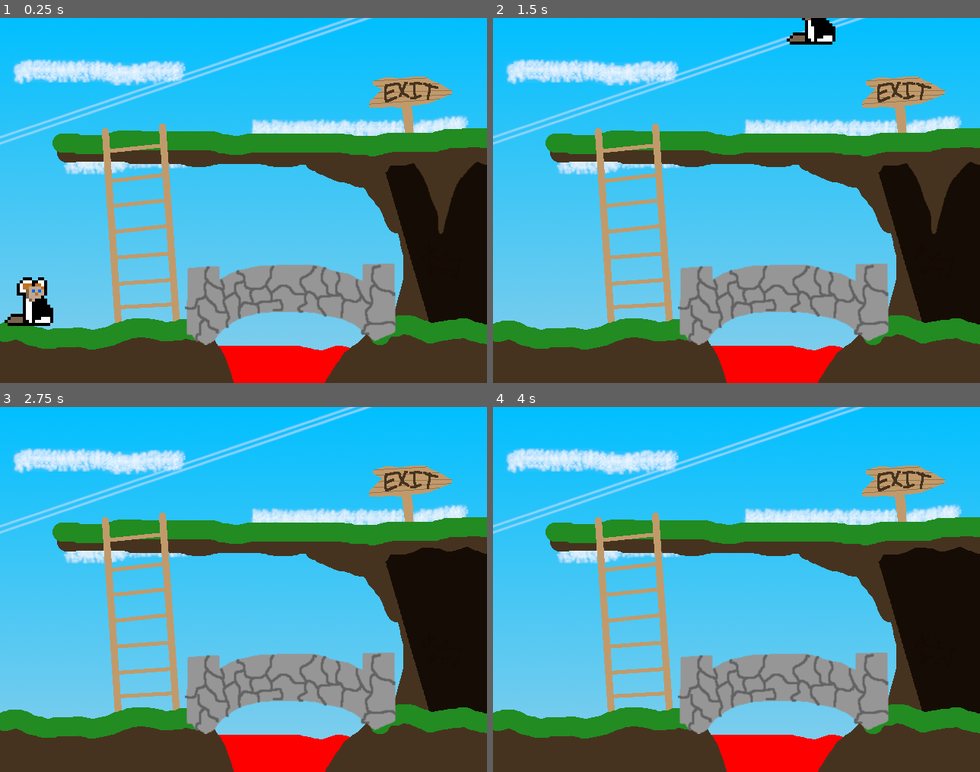
Above: before the commit, frames 1-4 (two rows, left to right).
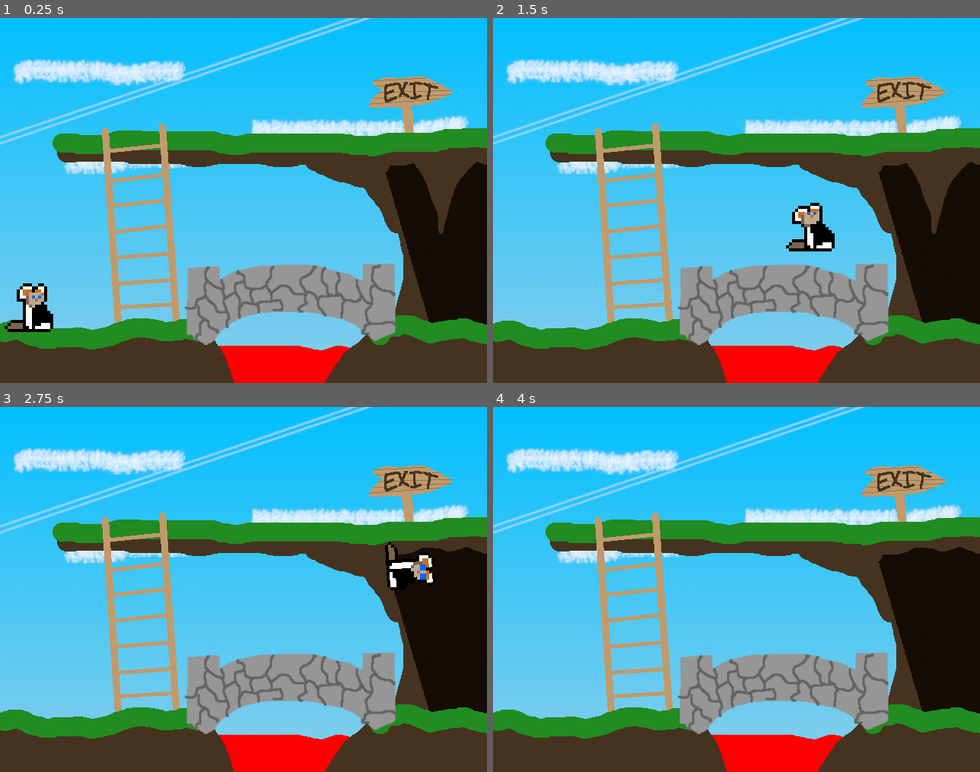
Above: after the commit, the same moments.

Repository: swashdev/minigame-madness
Game: Godot game, scene res://mini/lose/scenes/lose_minigame.tscn
Two runs of this game, one before a commit and one after it. Both use one fixed random seed, a clock stepped at 60 frames per second and the inputs below. This scene is started directly instead of the project's main scene.
Inputs:
- Up to frame 1 (0.25 s): no input
- Up to frame 2 (1.5 s): tap Enter at 0.5 s; hold Space (ui_select) 0.53-1.28 s; hold Right (ui_right) from 0.53 s (still down); tap Space (ui_select) at 1.35 s
- Up to frame 3 (2.75 s): tap Space (ui_select) at 1.52, 1.82 s; release Right (ui_right) at 2.03 s; hold Left (ui_left) from 2.03 s (still down); hold Space (ui_select) from 2.03 s (still down)
- Up to frame 4 (4 s): release Left (ui_left) at 2.78 s; release Space (ui_select) at 2.78 s; hold Right (ui_right) from 2.78 s (still down); tap Space (ui_select) at 2.85, 3.02, 3.32 s; hold Space (ui_select) from 3.53 s (still down)

The runs differ from the first frame. In frame 1, 0.7% of the frame differs, in the area x 0-11%, y 71-87%; in frame 2, 1.4%, in the area x 60-71%, y 0-64%; in frame 3, 0.5%; in frame 4, nothing differs.

Commit message:
[LOSE] add code for the exit sign.
If Fluffy touches the exit sign in the Lose minigame, he will fall over
and emit the "win" signal, meaning he has won the minigame, meaning he
has lost the minigame.

Diff:
--- a/mini/lose/scenes/lose_minigame.tscn
+++ b/mini/lose/scenes/lose_minigame.tscn
@@ -7,6 +7,7 @@
 [ext_resource path="res://mini/lose/images/platforms/bridge.png" type="Texture" id=5]
 [ext_resource path="res://mini/lose/images/obstacles/spike.png" type="Texture" id=6]
 [ext_resource path="res://mini/lose/scripts/obstacles/spike.gd" type="Script" id=7]
+[ext_resource path="res://mini/lose/scripts/obstacles/evil_exit_sign.gd" type="Script" id=8]
 
 [sub_resource type="RectangleShape2D" id=1]
 extents = Vector2( 142.27, 10 )
@@ -16,6 +17,9 @@
 
 [sub_resource type="RectangleShape2D" id=3]
 extents = Vector2( 287.047, 10 )
+
+[sub_resource type="RectangleShape2D" id=6]
+extents = Vector2( 69.0001, 88 )
 
 [sub_resource type="RectangleShape2D" id=4]
 extents = Vector2( 103.748, 34.6233 )
@@ -60,6 +64,7 @@
 one_way_collision = true
 
 [node name="Floor3" type="StaticBody2D" parent="."]
+collision_layer = 2
 __meta__ = {
 "_edit_group_": true
 }
@@ -68,6 +73,17 @@
 position = Vector2( 367.094, 166.972 )
 shape = SubResource( 3 )
 one_way_collision = true
+
+[node name="EvilExitSign" type="Area2D" parent="."]
+position = Vector2( 601, 81.0001 )
+collision_layer = 0
+script = ExtResource( 8 )
+__meta__ = {
+"_edit_group_": true
+}
+
+[node name="CollisionShape2D" type="CollisionShape2D" parent="EvilExitSign"]
+shape = SubResource( 6 )
 
 [node name="Lava" type="Area2D" parent="."]
 position = Vector2( 381.827, 455.491 )
@@ -119,6 +135,7 @@
 [node name="VisibilityNotifier2D" type="VisibilityNotifier2D" parent="Spike"]
 position = Vector2( -1.79244, 3.94334 )
 scale = Vector2( 4.15468, 4.72826 )
+[connection signal="body_entered" from="EvilExitSign" to="EvilExitSign" method="_on_EvilExitSign_body_entered"]
 [connection signal="body_entered" from="Lava" to="Lava" method="_on_Lava_body_entered"]
 [connection signal="body_entered" from="Ladder" to="FluffyPlatformer" method="_on_Ladder_body_entered"]
 [connection signal="body_exited" from="Ladder" to="FluffyPlatformer" method="_on_Ladder_body_exited"]
--- a/mini/lose/scripts/characters/fluffy_platformer.gd
+++ b/mini/lose/scripts/characters/fluffy_platformer.gd
@@ -4,6 +4,9 @@
 
 # Signals the minigame that Fluffy has died.
 signal died
+
+# Signals the minigame that Fluffy has won.
+signal won
 
 # Fluffy's movement speed.
 const MOVE_SPEED: float = 400.0
@@ -20,6 +23,7 @@
 
 # Whether or not Fluffy has died.
 var _dead: bool = false
+var _won: bool = false
 
 # Whether or not Fluffy can climb the ladder.
 var _ladder: bool = false
@@ -30,7 +34,7 @@
 	# Start by resetting the horizontal velocity.
 	_velocity.x = 0
 	# Move left & right according to presses of the left & right keys.
-	if !_dead:
+	if !_dead and !_won:
 		if Input.is_action_pressed( "ui_right" ):
 			_velocity.x += MOVE_SPEED
 			$Sprite.animation = "run"
@@ -54,17 +58,17 @@
 	move_and_slide( _velocity, Vector2.UP )
 
 	# Apply gravity.
-	_velocity.y += GRAVITY * delta
-	if !_dead:
+	if is_on_floor() or _ladder:
+		_velocity.y = 0.0
+	else:
+		_velocity.y += GRAVITY * delta
+	if !_dead and !_won:
 		# If the player is on the floor, they have the opportunity to jump.
-		if Input.is_action_pressed( "ui_select" ):
+		if is_on_floor() and Input.is_action_pressed( "ui_select" ):
 			_velocity.y = JUMP
 		# If the player is on the ladder, they have the option to climb it.
 		elif _ladder and Input.is_action_pressed( "ui_up" ):
 			_velocity.y = -MOVE_SPEED
-		# If the player is on a floor, they will stop moving vertically.
-		elif _ladder or is_on_floor():
-			_velocity.y = 0.0
 
 	# If dead, Fluffy's sprite will rotate in an assuredly amusing manner.
 	if _dead:
@@ -95,6 +99,15 @@
 	emit_signal( "died" )
 
 
+# Fluffy wins the game & falls over.
+func fall_over():
+	flip( false )
+	$Sprite.animation = "fall_over"
+	_velocity = Vector2()
+	_won = true
+	emit_signal( "won" )
+
+
 # Fluffy is inside the effective area of the ladder.
 func _on_Ladder_body_entered( _body ):
 	_ladder = true
--- /dev/null
+++ b/mini/lose/scripts/obstacles/evil_exit_sign.gd
@@ -0,0 +1,8 @@
+extends Area2D
+# A script for the evil exit sign from the "Lose" minigame.
+
+
+# Fluffy has touched the evil exit sign and falls over.
+func _on_EvilExitSign_body_entered( body ):
+	body.fall_over()
+	queue_free()
Not shown: 1 places in mini/lose/scenes/lose_minigame.tscn that only renumber resources
